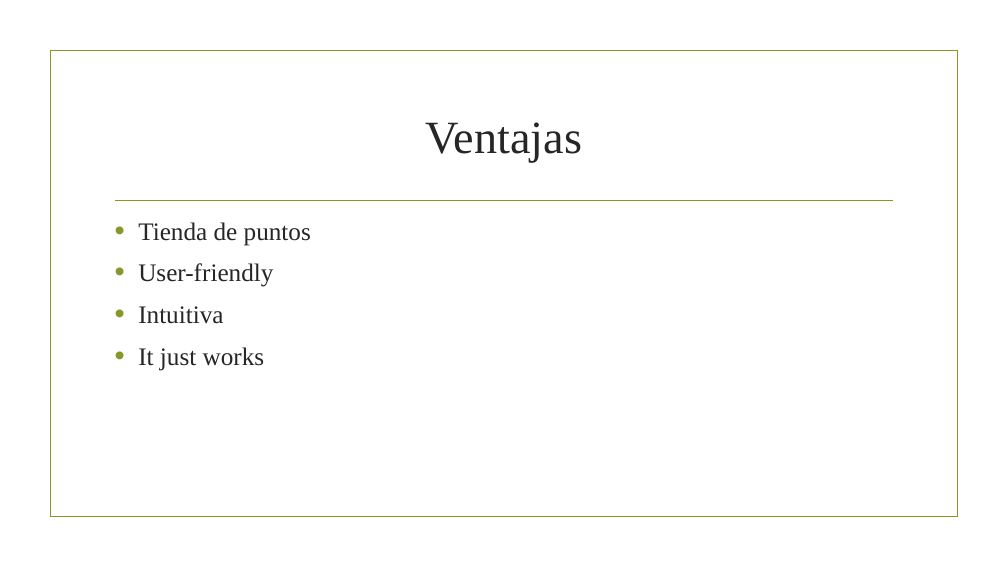
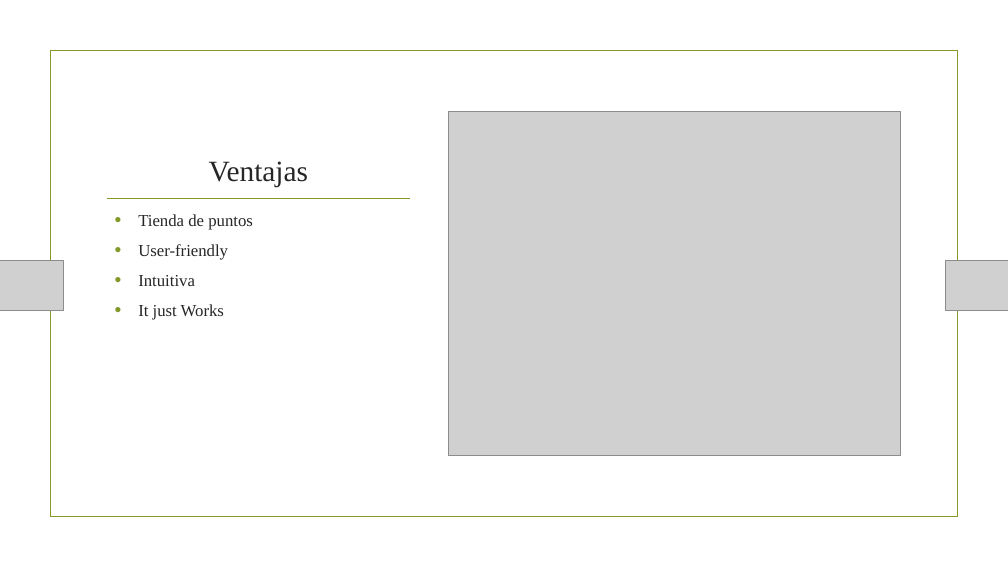
Before and after one commit to HectorSanchezLuque/PIdam2122verde, a slide deck: slide 11 of doc/worktab.pptx. Drawn at 1008x567 pixels with LibreOffice and Linux fonts; fonts in the diff are those of the drawing; grey boxes stand for pictures; background and template pictures are left out. Boxes give left, top, right and bottom in pixels: in the first picture for what was removed or moved away, otherwise in the second. Text is boxed around its words. In the diff, an @@ line names an element or a change of style, - is before the commit and + after.

```diff
--- a/doc/worktab.pptx
+++ b/doc/worktab.pptx
@@ rectangle removed at (50,51,957,517) @@
@@ rectangle added at (50,51,957,517), outline #83992A 1.25 pt @@
@@ title "Ventajas" at (209,161,308,187): size 44 to 28 pt; vertical alignment middle to bottom @@
@@ picture added at (448,111,901,455) @@
@@ line added from (107, 199) to (410, 199), #83992A 1.25 pt @@
@@ line removed from (116, 200) to (893, 200) @@
@@ text at (138,214,253,286): size 24 to 16 pt in "Tienda de puntos", "User-friendly", "Intuitiva"; less space between paragraphs @@
@@ picture added at (0,261,63,311) @@
@@ picture added at (946,261,1008,311) @@
@@ text at (138,304,224,320): text changed; size 24 to 16 pt @@
-• It just works
+• It just Works
```
Also in this commit, not shown: 9 other slides changed, 1 slide added, 1 slide removed.
